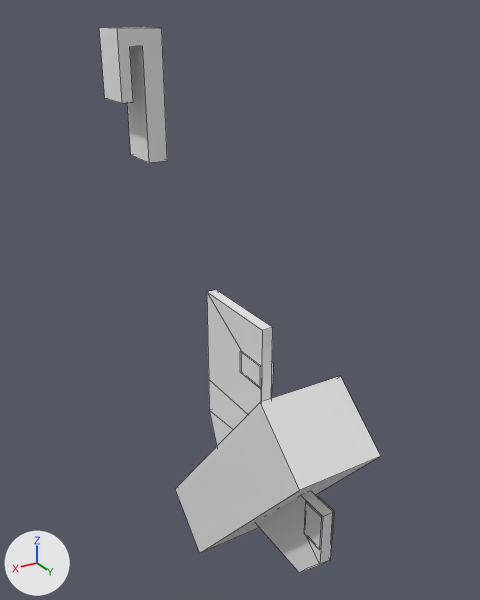
The Blender file blender/clip.blend: old version first, new version second.
The view is the same before and after, from a 50 mm lens placed at (110.0, 187.0, 15.0), pointed at (2.0, 8.0, -74.0). Every picture has the same lights, and +X, +Y and +Z are marked at lower left. Mesh edges are drawn as thin lines.

Names of what the first picture shows: 'c-cav-bot', 'c-cavity-left', 'good clip top', 'shave'.
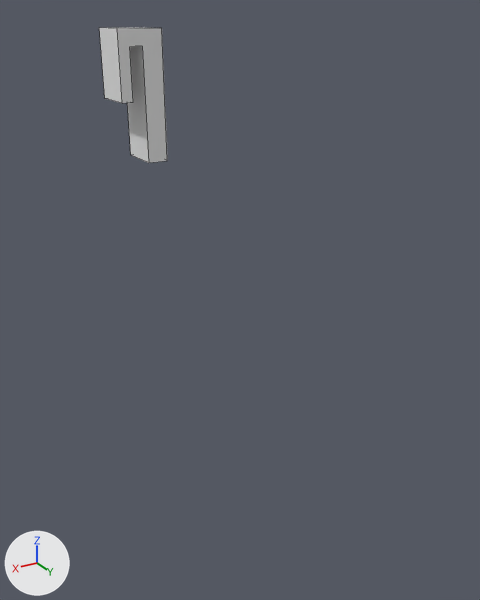
Location of each change, (x1, y1, x2, y2) in pixels of the pictures (480 x 600 px):
'shave', hidden
    before: (175, 376, 381, 553)
'c-cavity-left', hidden
    before: (207, 290, 273, 445)
'c-cav-bot', hidden
    before: (257, 492, 334, 573)

Diff of the bpy script that builds the scene:
```diff
--- a/blender/clip.blend.py
+++ b/blender/clip.blend.py
@@ ob_shave @@
 ob_shave.scale = (0.0479, 0.0403, 0.158)
+ob_shave.hide_viewport = True
@@ ob_c_cavity_left @@
 ob_c_cavity_left.scale = (0.00641, 0.0593, 0.0397)
+ob_c_cavity_left.hide_viewport = True
@@ ob_c_cav_bot @@
 ob_c_cav_bot.scale = (0.00641, 0.0671, 0.0671)
+ob_c_cav_bot.hide_viewport = True
```
